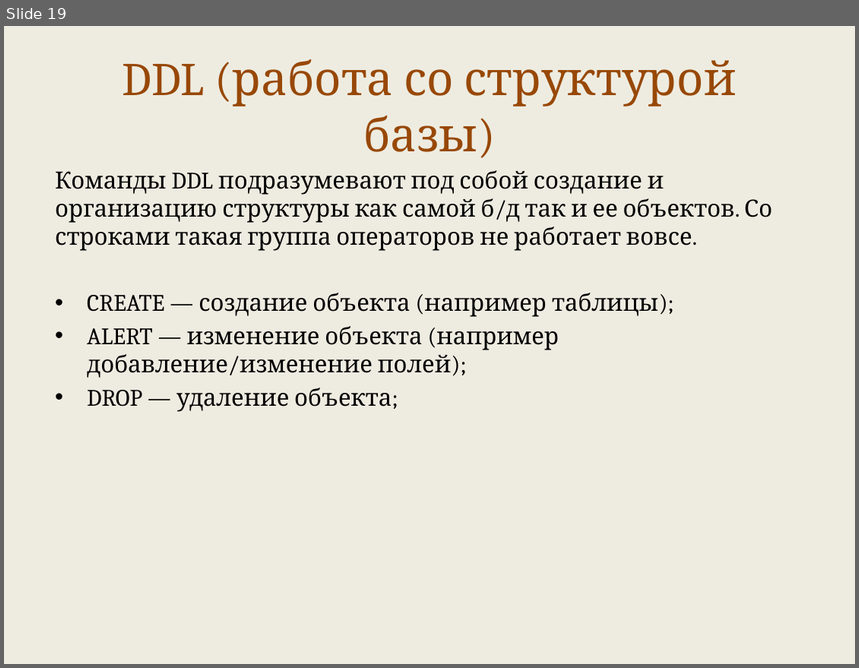
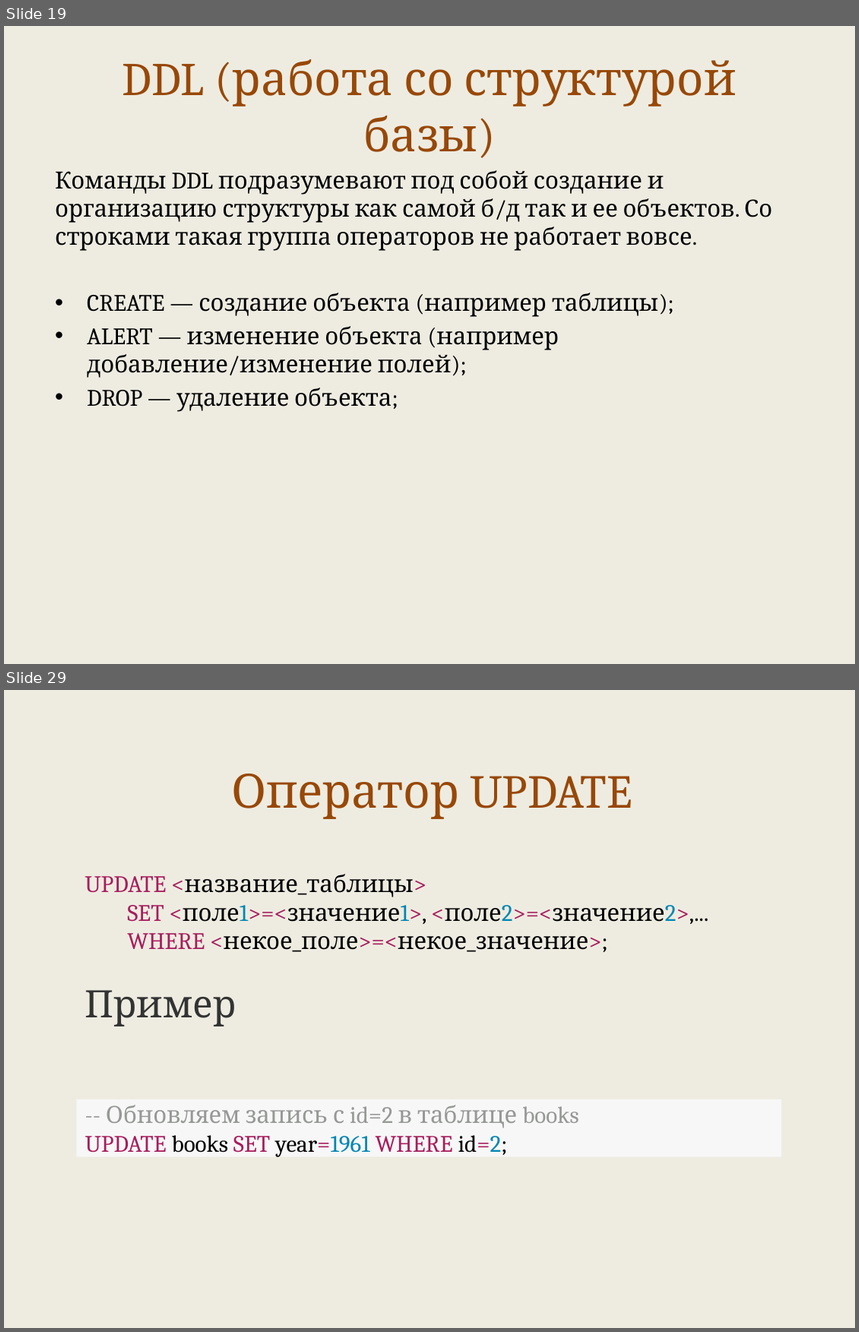
Before and after one commit to maxchv/LearnPython, a slide deck: week12/sql.pptx. Shown one above the other, each under a label of ours: slide 19 before the commit, slides 19 and 29 after it; the slides between them are not shown. The pictures are 859x668 and 859x1332 pixels, drawn with LibreOffice and Linux fonts; fonts in the diff are those of the drawing. Boxes give left, top, right and bottom in pixels: in the first picture for what was removed or moved away, otherwise in the second. Text is boxed around its words. In the diff, an @@ line names an element or a change of style, - is before the commit and + after.

```diff
--- a/week12/sql.pptx
+++ b/week12/sql.pptx
@@ slide 29 added at [4, 690, 855, 1328], background #EEECE1 @@
@@ text added at [231, 774, 633, 819], 40 pt, text #984807 @@
+Оператор UPDATE
@@ text added at [85, 874, 709, 1027], 20 pt, text #000000 @@
+UPDATE <название_таблицы>
+SET <поле1>=<значение1>, <поле2>=<значение2>,...
+WHERE <некое_поле>=<некое_значение>;
+Пример
@@ rectangle added at [76, 1100, 781, 1157], fill #F7F7F7, 20 pt, text #969896 @@
+-- Обновляем запись с id=2 в таблице books
+UPDATE books SET year=1961 WHERE id=2;
```
Also in this commit, not shown: 1 slide changed, 16 other slides added, 1 slide removed, 8 other files.
